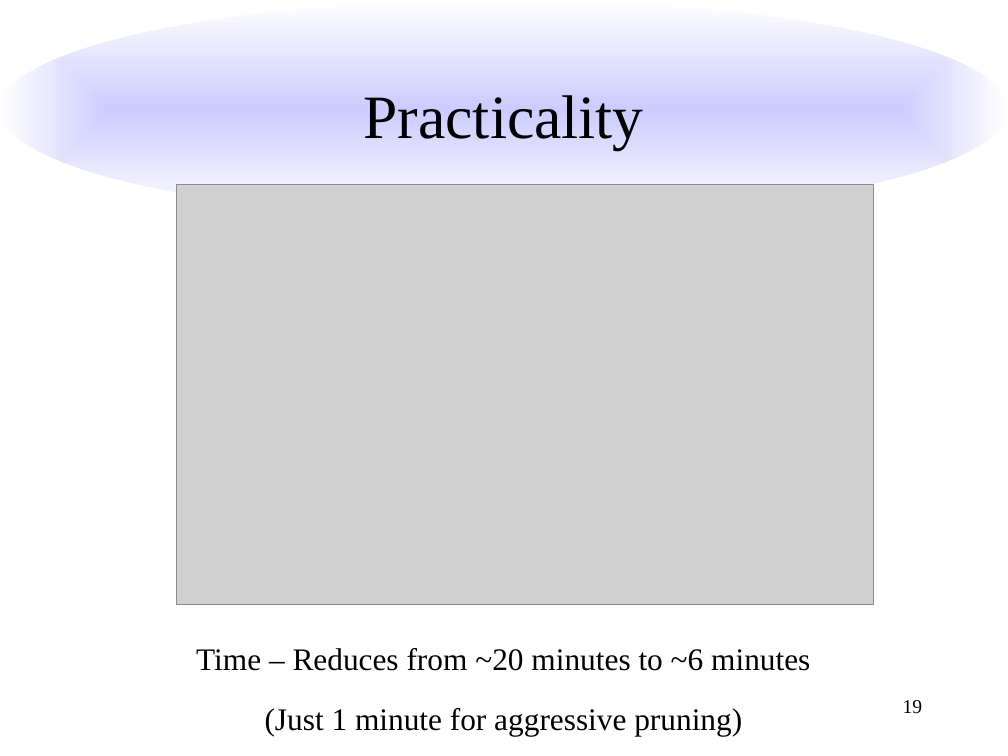
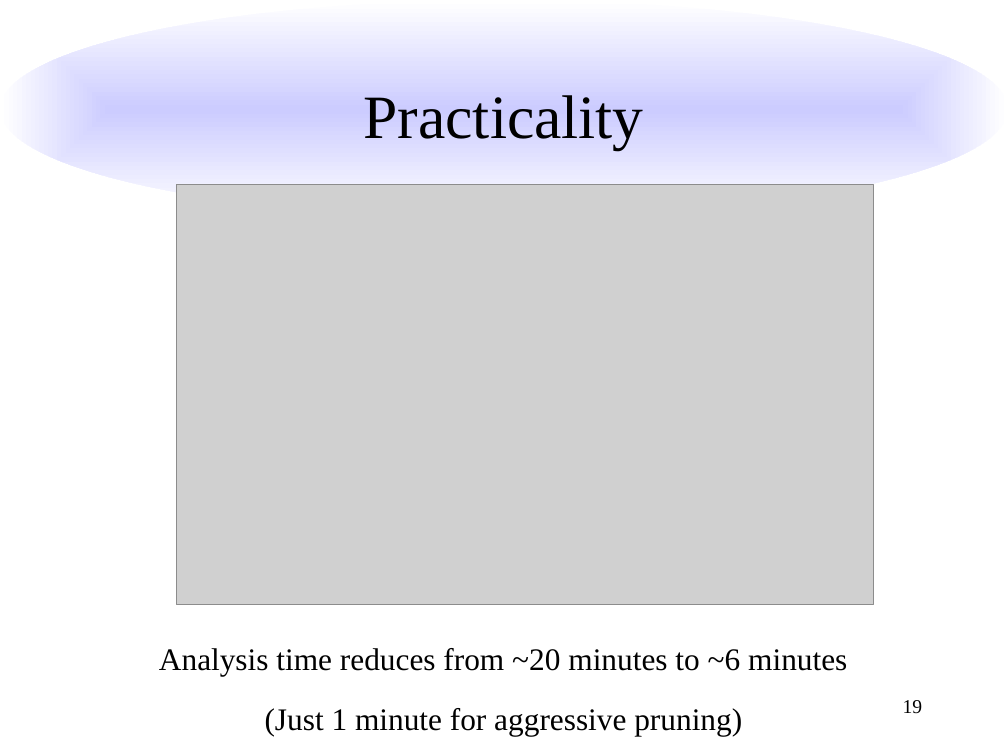
Before and after one commit to liblit/cbiexp, a slide deck: slide 19 of issta-2007/talk/issta-2007.pptx. Drawn at 1008x756 pixels with LibreOffice and Linux fonts; fonts in the diff are those of the drawing; grey boxes stand for pictures. Boxes give left, top, right and bottom in pixels: in the first picture for what was removed or moved away, otherwise in the second. Text is boxed around its words. In the diff, an @@ line names an element or a change of style, - is before the commit and + after.

```diff
--- a/issta-2007/talk/issta-2007.pptx
+++ b/issta-2007/talk/issta-2007.pptx
@@ text at (159, 648, 847, 677): text changed @@
-Time – Reduces from ~20 minutes to ~6 minutes
+Analysis time reduces from ~20 minutes to ~6 minutes
```
Also in this commit, not shown: 15 other slides changed.
